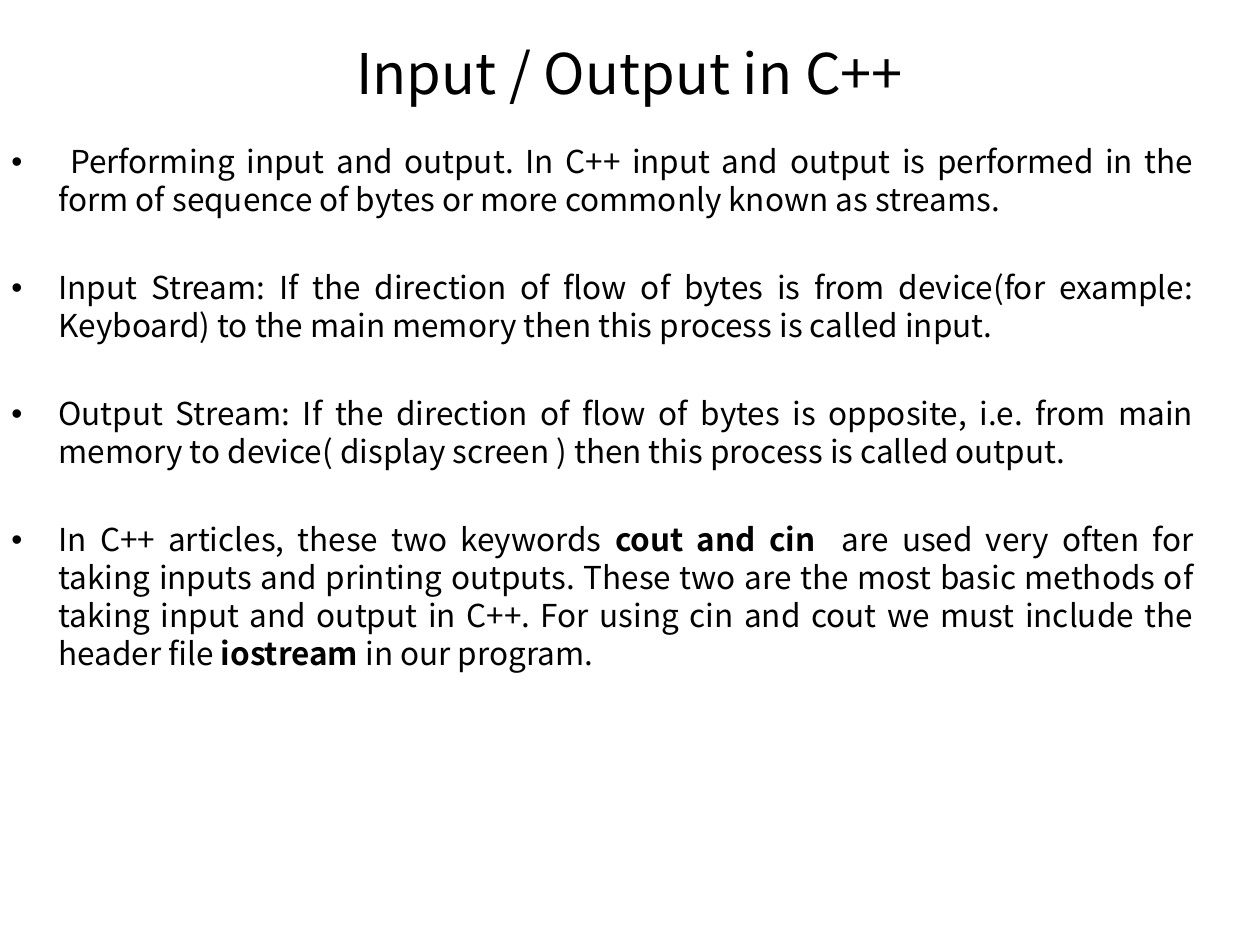
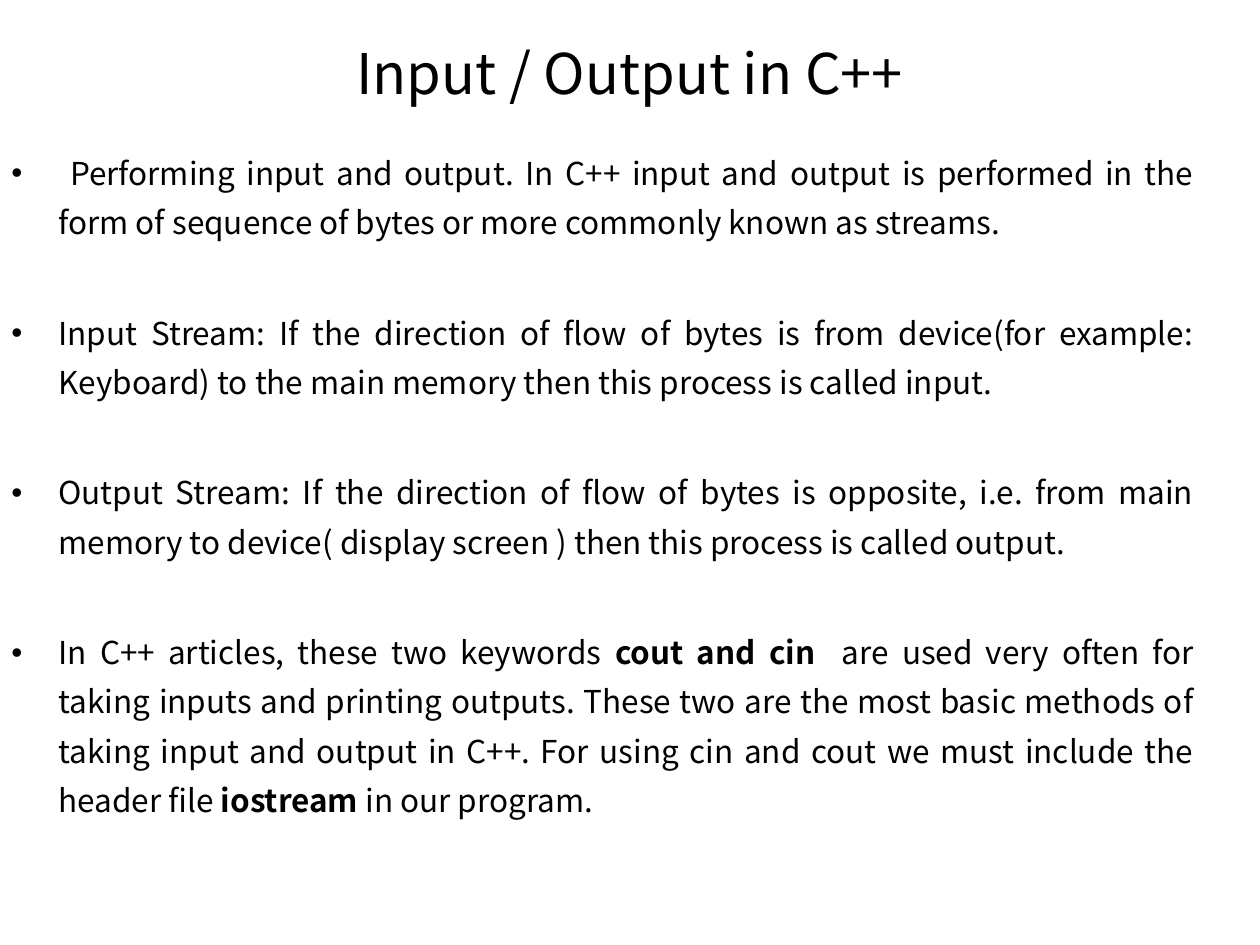
Before and after one commit to pankajfri/Training-Materials, a slide deck: slide 25 of Objected Oriented Programming Concepts Using C++ & Data Structures/Session-1.pptx (slide 26 before the commit). Drawn at 1260x945 pixels with LibreOffice and Linux fonts; fonts in the diff are those of the drawing. Boxes give left, top, right and bottom in pixels: in the first picture for what was removed or moved away, otherwise in the second. Text is boxed around its words. In the diff, an @@ line names an element or a change of style, - is before the commit and + after.

```diff
--- a/Objected Oriented Programming Concepts Using C++ & Data Structures/Session-1.pptx
+++ b/Objected Oriented Programming Concepts Using C++ & Data Structures/Session-1.pptx
@@ text "Performing input and output. In ..." at [59,159,1194,820]: line spacing 1 to 1.3 @@
```
Also in this commit, not shown: 10 other slides changed, 1 slide removed, 1 other file.
